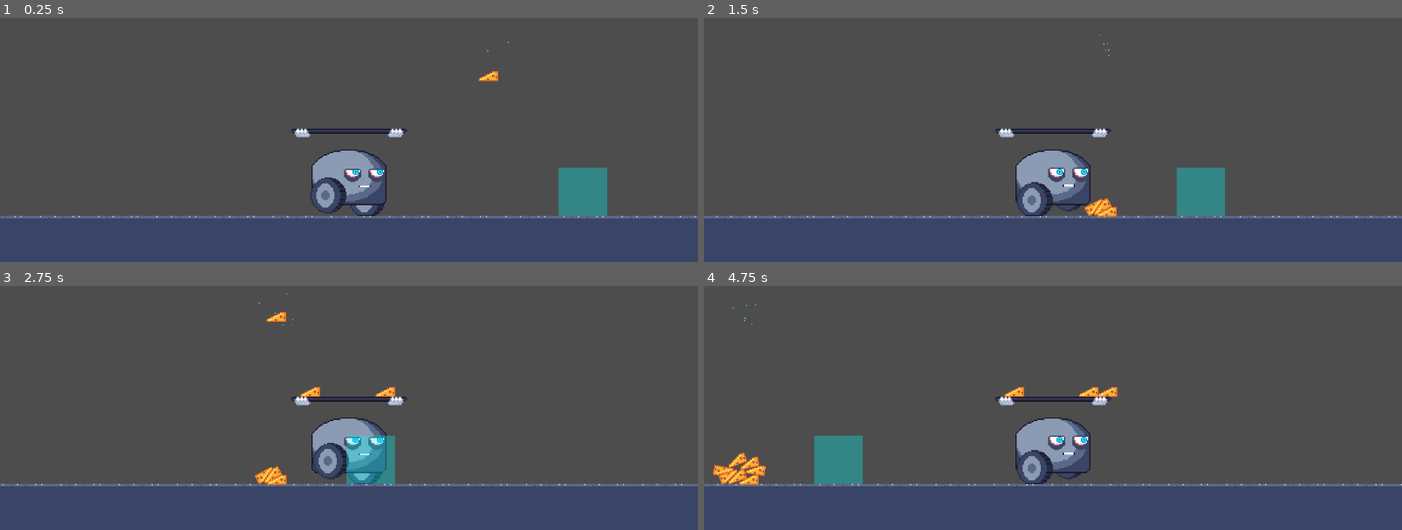
Above: before the commit, frames 1-4 (two rows, left to right).
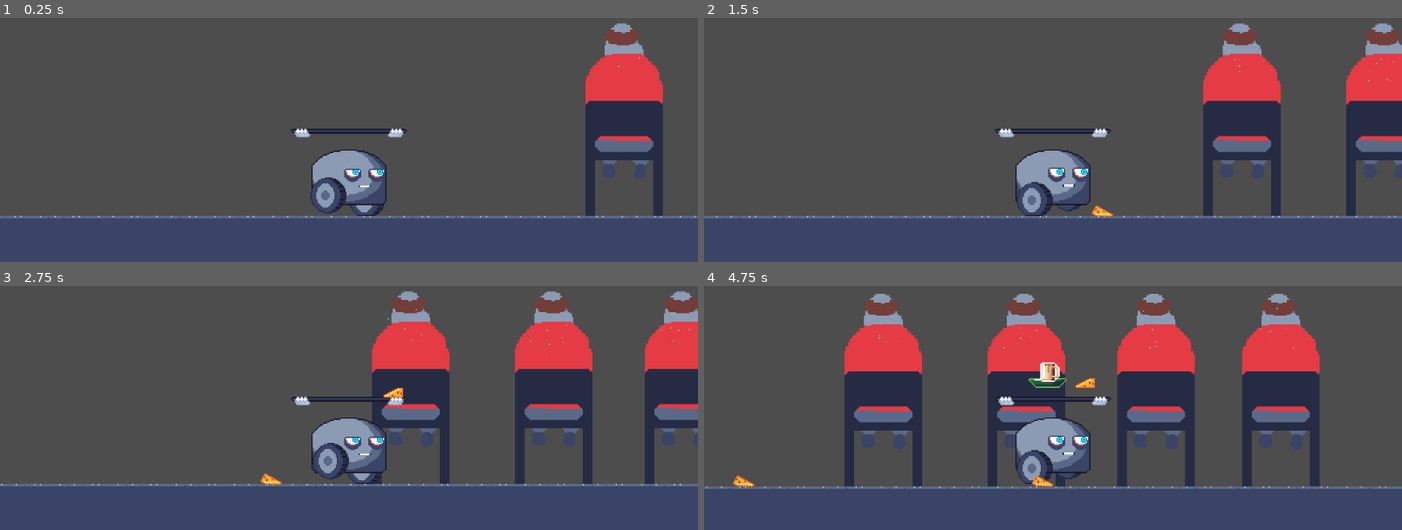
Above: after the commit, the same moments.

Repository: qntnt/alt_ctrl_jam
Game: Godot game, scene res://game_scene.tscn
Two runs of this game, one before a commit and one after it. Both use one fixed random seed, a clock stepped at 60 frames per second and the inputs below.
Inputs (mouse positions are in pixels of both pictures, inside the frame that each line leads up to):
- Up to frame 1 (0.25 s): no input
- Up to frame 2 (1.5 s): tap Enter at 0.5 s; move the mouse to (1206, 47) at 0.52 s; hold Space (big_button) 0.53-1.25 s; click (1206, 47) at 0.67 s; drag from (913, 86) to (1248, 215) at 1.27 s
- Up to frame 3 (2.75 s): move the mouse to (outside the picture) at 2.02 s; hold Space (big_button) from 2.03 s (still down); click (outside the picture) at 2.17 s
- Up to frame 4 (4.75 s): release Space (big_button) at 2.75 s; drag from (1018, 412) to (outside the picture) at 2.77 s; move the mouse to (1262, 393) at 3.52 s; hold Space (big_button) 3.53-4.25 s; click (1262, 393) at 3.67 s; drag from (outside the picture) to (outside the picture) at 4.27 s

The runs differ from the first frame. In frame 1, 7.1% of the frame differs, in the area x 68-95%, y 2-82%; in frame 2, 12%; in frame 3, 18%; in frame 4, 27%, in the area x 0-100%, y 3-84%.

Commit message:
Add sprite to ItemSpawnPoint

Diff:
--- a/game_scene.gd
+++ b/game_scene.gd
@@ -2,14 +2,6 @@
 
 var score := int(0)
 @onready var score_display := $ScoreDisplay as Label
-
-# Called when the node enters the scene tree for the first time.
-func _ready() -> void:
-	pass # Replace with function body.
-
-# Called every frame. 'delta' is the elapsed time since the previous frame.
-func _process(delta: float) -> void:
-	pass
 
 func _on_bucket_item_catch() -> void:
 	score += 1
--- a/game_scene.tscn
+++ b/game_scene.tscn
@@ -34,17 +34,30 @@
 texture = ExtResource("7_cc41g")
 
 [node name="Bucket" parent="." instance=ExtResource("9_68ip7")]
-position = Vector2(716, -4)
+position = Vector2(3200, -4)
 
 [node name="ScoreDisplay" type="Label" parent="."]
-offset_left = 692.0
+offset_left = 3176.0
 offset_top = 6.0
-offset_right = 741.0
+offset_right = 3225.0
 offset_bottom = 29.0
 text = "0"
 horizontal_alignment = 1
 
 [node name="ItemSpawnPoint" parent="." instance=ExtResource("5_k8cxy")]
+position = Vector2(221, 0)
+item_to_spawn = ExtResource("2_c0cpx")
+
+[node name="ItemSpawnPoint2" parent="." instance=ExtResource("5_k8cxy")]
+position = Vector2(339, 0)
+item_to_spawn = ExtResource("2_c0cpx")
+
+[node name="ItemSpawnPoint3" parent="." instance=ExtResource("5_k8cxy")]
+position = Vector2(446, 0)
+item_to_spawn = ExtResource("2_c0cpx")
+
+[node name="ItemSpawnPoint4" parent="." instance=ExtResource("5_k8cxy")]
+position = Vector2(549, 0)
 item_to_spawn = ExtResource("2_c0cpx")
 
 [connection signal="item_catch" from="Bucket" to="." method="_on_bucket_item_catch"]
--- a/nodes/item_spawn_point.gd
+++ b/nodes/item_spawn_point.gd
@@ -1,16 +1,22 @@
 extends Area2D
 
 @export var item_to_spawn: PackedScene
-@export var shoot_target: Node2D
 
 @onready var spawn_target := $SpawnTarget as Node2D
+@onready var animation_player := $Sprite/AnimationPlayer as AnimationPlayer
 
+func _ready() -> void:
+	animation_player.play('idle')
+
+func spawn_item() -> void:
+	var item := ItemDB.instantiate_random_item()
+	add_child.call_deferred(item)
+	item.global_position = spawn_target.global_position
+	animation_player.play('active')
+	await get_tree().create_timer(0.5).timeout
+	animation_player.play('idle')
 
 func _on_body_entered(body: Node2D) -> void:
-	print(body)
-	if item_to_spawn == null || body == self:
+	if item_to_spawn == null || !(body is Robot):
 		return
-	var item := item_to_spawn.instantiate() as RigidBody2D
-	add_child(item)
-	item.top_level = true
-	item.global_position = spawn_target.global_position
+	spawn_item()
--- a/nodes/item_spawn_point.tscn
+++ b/nodes/item_spawn_point.tscn
@@ -1,34 +1,98 @@
-[gd_scene load_steps=4 format=3 uid="uid://b7m2xplvp6l36"]
+[gd_scene load_steps=8 format=3 uid="uid://b7m2xplvp6l36"]
 
 [ext_resource type="Script" path="res://nodes/item_spawn_point.gd" id="1_hxrim"]
+[ext_resource type="Texture2D" uid="uid://cgsko4pdxiybu" path="res://sprites/diners/diner_1.png" id="2_hhhhl"]
 
 [sub_resource type="WorldBoundaryShape2D" id="WorldBoundaryShape2D_tvknq"]
 normal = Vector2(-1, 0)
+
+[sub_resource type="Animation" id="Animation_xt13v"]
+length = 0.1
+tracks/0/type = "value"
+tracks/0/imported = false
+tracks/0/enabled = true
+tracks/0/path = NodePath("Sprite/Sprite2D:region_rect")
+tracks/0/interp = 0
+tracks/0/loop_wrap = true
+tracks/0/keys = {
+"times": PackedFloat32Array(0),
+"transitions": PackedFloat32Array(1),
+"update": 0,
+"values": [Rect2(0, 0, 64, 160)]
+}
+tracks/1/type = "value"
+tracks/1/imported = false
+tracks/1/enabled = true
+tracks/1/path = NodePath("Sprite/Sprite2D:offset")
+tracks/1/interp = 0
+tracks/1/loop_wrap = true
+tracks/1/keys = {
+"times": PackedFloat32Array(0),
+"transitions": PackedFloat32Array(1),
+"update": 0,
+"values": [Vector2(0, 0)]
+}
+
+[sub_resource type="Animation" id="Animation_c35wi"]
+length = 0.1
+tracks/0/type = "value"
+tracks/0/imported = false
+tracks/0/enabled = true
+tracks/0/path = NodePath("Sprite/Sprite2D:region_rect")
+tracks/0/interp = 0
+tracks/0/loop_wrap = true
+tracks/0/keys = {
+"times": PackedFloat32Array(0),
+"transitions": PackedFloat32Array(1),
+"update": 0,
+"values": [Rect2(64, 0, 64, 160)]
+}
+tracks/1/type = "value"
+tracks/1/imported = false
+tracks/1/enabled = true
+tracks/1/path = NodePath("Sprite/Sprite2D:offset")
+tracks/1/interp = 0
+tracks/1/loop_wrap = true
+tracks/1/keys = {
+"times": PackedFloat32Array(0),
+"transitions": PackedFloat32Array(1),
+"update": 0,
+"values": [Vector2(0, 0)]
+}
+
+[sub_resource type="AnimationLibrary" id="AnimationLibrary_rliq0"]
+_data = {
+"active": SubResource("Animation_c35wi"),
+"idle": SubResource("Animation_xt13v")
+}
 
 [sub_resource type="Gradient" id="Gradient_djy2i"]
 colors = PackedColorArray(0, 1, 1, 1, 1, 1, 1, 0)
 
 [node name="ItemSpawnPoint" type="Area2D"]
-position = Vector2(216, 0)
+z_index = -100
 script = ExtResource("1_hxrim")
 
 [node name="CollisionShape2D" type="CollisionShape2D" parent="."]
 shape = SubResource("WorldBoundaryShape2D_tvknq")
 
-[node name="ColorRect" type="ColorRect" parent="."]
-anchors_preset = 8
-anchor_left = 0.5
-anchor_top = 0.5
-anchor_right = 0.5
-anchor_bottom = 0.5
-offset_left = -40.0
-offset_top = -40.0
-grow_horizontal = 2
-grow_vertical = 2
-color = Color(0, 1, 1, 0.313726)
+[node name="Sprite" type="Node2D" parent="."]
+position = Vector2(9, -80)
+
+[node name="AnimationPlayer" type="AnimationPlayer" parent="Sprite"]
+reset_on_save = false
+root_node = NodePath("../..")
+libraries = {
+"": SubResource("AnimationLibrary_rliq0")
+}
+
+[node name="Sprite2D" type="Sprite2D" parent="Sprite"]
+texture = ExtResource("2_hhhhl")
+region_enabled = true
+region_rect = Rect2(0, 0, 64, 160)
 
 [node name="SpawnTarget" type="Node2D" parent="."]
-position = Vector2(-98, -140)
+position = Vector2(5, -127)
 
 [node name="CPUParticles2D" type="CPUParticles2D" parent="SpawnTarget"]
 randomness = 1.0
--- a/nodes/item_throw_controller.gd
+++ b/nodes/item_throw_controller.gd
@@ -6,19 +6,9 @@
 @onready var spawn_point := $SpawnPoint as Node2D
 @onready var cheese_scene:PackedScene = preload("res://nodes/cheese.tscn")
 
-# Called when the node enters the scene tree for the first time.
-func _ready() -> void:
-	pass # Replace with function body.
-
-
-# Called every frame. 'delta' is the elapsed time since the previous frame.
-func _process(delta: float) -> void:
-	pass
-
 
 func _on_input_controller_button_pressed() -> void:
-	var item := cheese_scene.instantiate() as RigidBody2D
-	item.top_level = true
+	var item := ItemDB.instantiate_item('cheese')
 	item.position = spawn_point.global_position
 	item.linear_velocity = shoot_speed * item.global_position.direction_to(shoot_target.global_position)
 	add_child(item)
--- a/nodes/robot.gd
+++ b/nodes/robot.gd
@@ -1,3 +1,4 @@
+class_name Robot
 extends CharacterBody2D
 
 @export var move_acceleration := 1000.0
--- /dev/null
+++ b/sprites/diners/diner_1.json
@@ -0,0 +1,42 @@
+{ "frames": {
+   "diner_1 0.aseprite": {
+    "frame": { "x": 0, "y": 0, "w": 64, "h": 160 },
+    "rotated": false,
+    "trimmed": false,
+    "spriteSourceSize": { "x": 0, "y": 0, "w": 64, "h": 160 },
+    "sourceSize": { "w": 64, "h": 160 },
+    "duration": 100
+   },
+   "diner_1 1.aseprite": {
+    "frame": { "x": 64, "y": 0, "w": 64, "h": 160 },
+    "rotated": false,
+    "trimmed": false,
+    "spriteSourceSize": { "x": 0, "y": 0, "w": 64, "h": 160 },
+    "sourceSize": { "w": 64, "h": 160 },
+    "duration": 100
+   }
+ },
+ "meta": {
+  "app": "https://www.aseprite.org/",
+  "version": "1.3.11-beta2-arm64",
+  "image": "diner_1.png",
+  "format": "RGBA8888",
+  "size": { "w": 128, "h": 160 },
+  "scale": "1",
+  "frameTags": [
+   { "name": "idle", "from": 0, "to": 0, "direction": "forward", "color": "#000000ff" },
+   { "name": "active", "from": 1, "to": 1, "direction": "forward", "color": "#000000ff" }
+  ],
+  "layers": [
+   { "name": "legs", "opacity": 255, "blendMode": "normal" },
+   { "name": "head_back", "opacity": 255, "blendMode": "normal" },
+   { "name": "torso", "opacity": 255, "blendMode": "normal" },
+   { "name": "head_front", "opacity": 255, "blendMode": "normal" },
+   { "name": "face", "opacity": 255, "blendMode": "normal" },
+   { "name": "hand", "opacity": 255, "blendMode": "normal" },
+   { "name": "chair", "opacity": 255, "blendMode": "normal" }
+  ],
+  "slices": [
+  ]
+ }
+}
--- a/utils/item_db.gd
+++ b/utils/item_db.gd
@@ -14,6 +14,10 @@
 	item.continuous_cd = RigidBody2D.CCD_MODE_CAST_RAY
 	return item
 
+func instantiate_random_item() -> RigidBody2D:
+	return instantiate_item(_items.keys().pick_random())
+
+
 func get_item_scene(id: String) -> PackedScene:
 	return _items.get(id, null)
 
Not shown: 1 places in game_scene.tscn that only renumber resources
Binary file added: sprites/diners/diner_1.aseprite
Binary file added: sprites/diners/diner_1.png
Not shown, added: sprites/diners/diner_1.png.import
